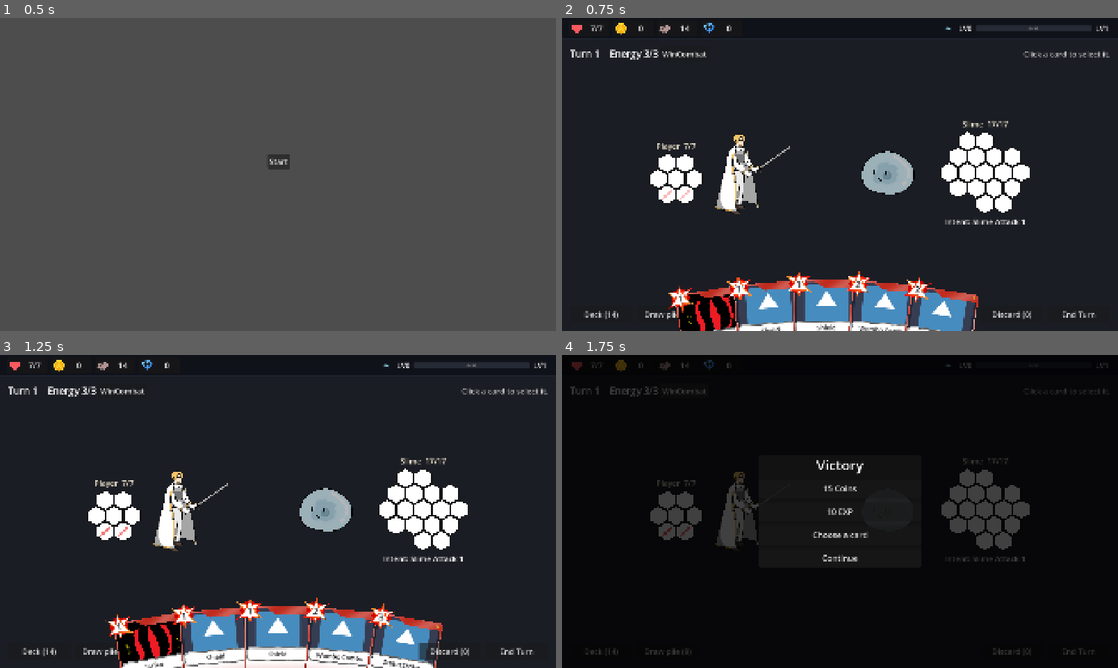
Above: before the commit, frames 1-4 (two rows, left to right).
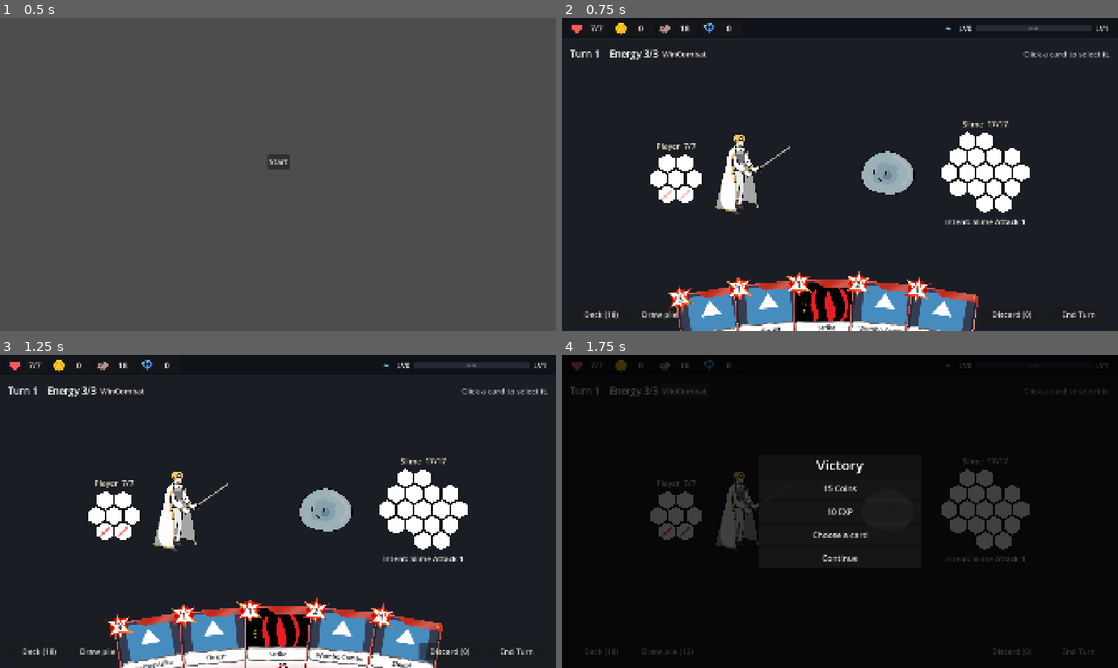
Above: after the commit, the same moments.

Repository: himaiayas/hex-sts
Game: Godot game, scene res://scenes/mainmenu.tscn
Same seed, same stepped clock (60 frames per second), same inputs: the game is played once before the commit and once after it. The engine's default icon, where the game draws it, is replaced by a stand-in: a white triangle on a blue panel in a dark square.
Inputs:
- Up to frame 1 (0.5 s): no input
- Up to frame 2 (0.75 s): click "Start" at 0.5 s
- Up to frame 3 (1.25 s): no input
- Up to frame 4 (1.75 s): click "WinCombat" at 1.25 s

Frame 1 is identical in both runs. In frame 2, 2.3% of the frame differs, in the area x 9-65%, y 2-100%; in frame 3, 2.8%, in the area x 9-76%, y 2-100%; in frame 4, less than 0.1%.

Commit message:
feat: add Thrust, Divine Mercy, Rapid Fire and Arrow Rain cards

Diff:
--- /dev/null
+++ b/scripts/cards/card_data/arrow_rain.gd
@@ -0,0 +1,15 @@
+class_name ArrowRain
+extends BaseCard
+
+
+func _init() -> void:
+	card_name = "Arrow Rain"
+	cost = 1
+	type = Enum.CardType.ATTACK
+	description = "Damage 5 random tiles among all enemies."
+
+
+func execute(combat: CombatState, units: Array[CombatUnit], cells: Array[Vector2i], rotations: Array[int])->Array:
+	var hits := super(combat, units, cells, rotations)
+	RandomTileAction.new(Enum.TargetType.ENEMY, DamageTile.new(Vector2i.ZERO), 5).execute(combat, null, Vector2i.ZERO)
+	return hits
--- /dev/null
+++ b/scripts/cards/card_data/divine_mercy.gd
@@ -0,0 +1,17 @@
+class_name DivineMercy
+extends BaseCard
+
+
+func _init() -> void:
+	card_name = "Divine Mercy"
+	cost = 1
+	type = Enum.CardType.SKILL
+	target = Enum.TargetType.PLAYER
+	description = "Gain 2 energy.\nDraw 1."
+
+
+func execute(combat: CombatState, units: Array[CombatUnit], cells: Array[Vector2i], rotations: Array[int])->Array:
+	var hits := super(combat, units, cells, rotations)
+	GainEnergyAction.new(Enum.TargetType.PLAYER, 2).execute(combat, combat.player, Vector2i.ZERO)
+	DrawAction.new(Enum.TargetType.PLAYER, 1).execute(combat, combat.player, Vector2i.ZERO)
+	return hits
--- /dev/null
+++ b/scripts/cards/card_data/rapid_fire.gd
@@ -0,0 +1,12 @@
+class_name RapidFire
+extends BaseCard
+
+
+func _init() -> void:
+	card_name = "Rapid Fire"
+	cost = 1
+	type = Enum.CardType.ATTACK
+	description = "Choose an enemy.\nDamage 3 random tiles on it."
+	grid_actions = [
+		RandomGridAction.new(Enum.TargetType.ENEMY, DamageTile.new(Vector2i.ZERO), 3),
+	]
--- /dev/null
+++ b/scripts/cards/card_data/thrust.gd
@@ -0,0 +1,23 @@
+class_name Thrust
+extends BaseCard
+
+
+func _init() -> void:
+	card_name = "Thrust"
+	cost = 1
+	type = Enum.CardType.ATTACK
+	description = "{render:0}\nIf this damages fewer than 2 tiles, {keyword:Shield} a random tile of yours."
+	grid_actions = [
+		GridAction.new(Enum.TargetType.ENEMY, [
+			DamageTile.new(Vector2i(0,0)),
+			DamageTile.new(Vector2i(1,0)),
+			DamageTile.new(Vector2i(2,0)),
+		]),
+	]
+
+
+func execute(combat: CombatState, units: Array[CombatUnit], cells: Array[Vector2i], rotations: Array[int])->Array:
+	var hits := super(combat, units, cells, rotations)
+	if hits[0].size() < 2:
+		RandomTileAction.new(Enum.TargetType.PLAYER, ShieldTile.new(Vector2i.ZERO)).execute(combat, combat.player, Vector2i.ZERO)
+	return hits
--- a/scripts/cards/card_pool.gd
+++ b/scripts/cards/card_pool.gd
@@ -5,6 +5,10 @@
 	StatusStrike,
 	ShieldPlayer,
 	WomboCombo,
+	Thrust,
+	DivineMercy,
+	RapidFire,
+	ArrowRain,
 ]
 
 static func random_cards(count: int) -> Array[BaseCard]:
--- a/scripts/game/run_state.gd
+++ b/scripts/game/run_state.gd
@@ -55,6 +55,11 @@
 		deck.append(ShieldPlayer.new())
 	for i in 2:
 		deck.append(WomboCombo.new())
+	# One of each #9 example card, for testing.
+	deck.append(Thrust.new())
+	deck.append(DivineMercy.new())
+	deck.append(RapidFire.new())
+	deck.append(ArrowRain.new())
 	map = MapState.new()
 	map.start()
 	current_room = null
Not shown, added: scripts/cards/card_data/arrow_rain.gd.uid
Not shown, added: scripts/cards/card_data/divine_mercy.gd.uid
Not shown, added: scripts/cards/card_data/rapid_fire.gd.uid
Not shown, added: scripts/cards/card_data/thrust.gd.uid
